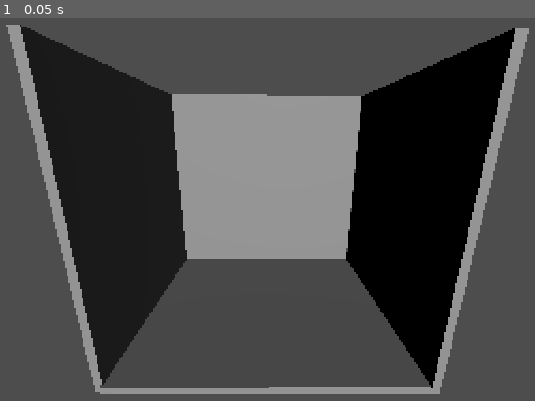
Above: before the commit, frame 1.
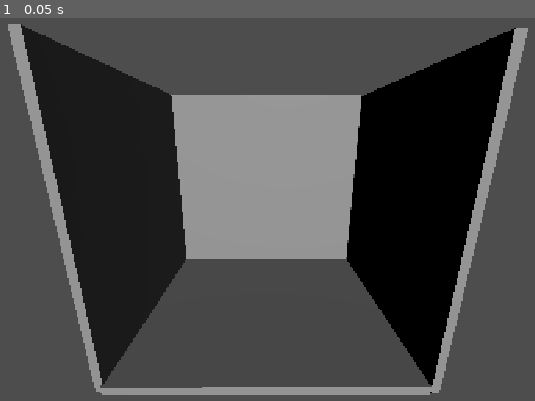
Above: after the commit, the same moment.

Repository: electrp/ggj25
Game: Godot game, scene res://roomTest.tscn
The game is run twice, just before and just after one commit, with the same random seed, the same clock (stepped at 60 frames per second) and the same inputs.
Inputs:
- Up to frame 1 (0.05 s): no input

The runs differ from the first frame. In frame 1, 1.0% of the frame differs, in the area x 1-99%, y 1-99%.

Commit message:
Updated resolution

Diff:
--- a/ggj25/node_3d.tscn
+++ b/ggj25/node_3d.tscn
@@ -1,6 +1,5 @@
-[gd_scene load_steps=6 format=3 uid="uid://blm7dp6hmnlo3"]
+[gd_scene load_steps=5 format=3 uid="uid://blm7dp6hmnlo3"]
 
-[ext_resource type="Script" path="res://character_body_3d.gd" id="1_xmo05"]
 [ext_resource type="PackedScene" uid="uid://chisax6gmxmwm" path="res://bubble.tscn" id="2_ycisg"]
 [ext_resource type="PackedScene" uid="uid://divgqk0d2lwlt" path="res://Fan.tscn" id="3_cf5dq"]
 
@@ -18,7 +17,6 @@
 
 [node name="CharacterBody3D" type="CharacterBody3D" parent="." groups=["popping"]]
 transform = Transform3D(1, 0, 0, 0, 1, 0, 0, 0, 1, -0.536979, 11.5547, -0.172781)
-script = ExtResource("1_xmo05")
 
 [node name="MeshInstance3D" type="MeshInstance3D" parent="CharacterBody3D"]
 mesh = SubResource("CapsuleMesh_ijbdt")
--- a/ggj25/project.godot
+++ b/ggj25/project.godot
@@ -22,7 +22,7 @@
 window/size/viewport_height=720
 window/size/resizable=false
 window/stretch/mode="viewport"
-window/stretch/scale=3.0
+window/stretch/scale=2.5
 window/version="1.0"
 window/name="BUBBLEFALL"
 
